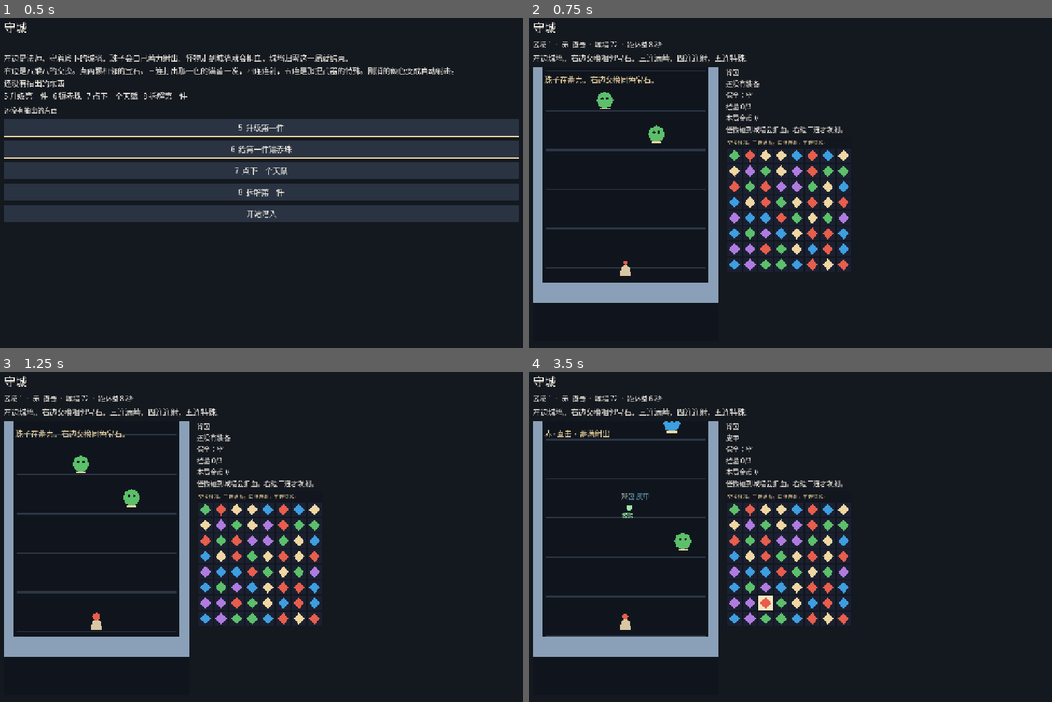
Above: before the commit, frames 1-4 (two rows, left to right).
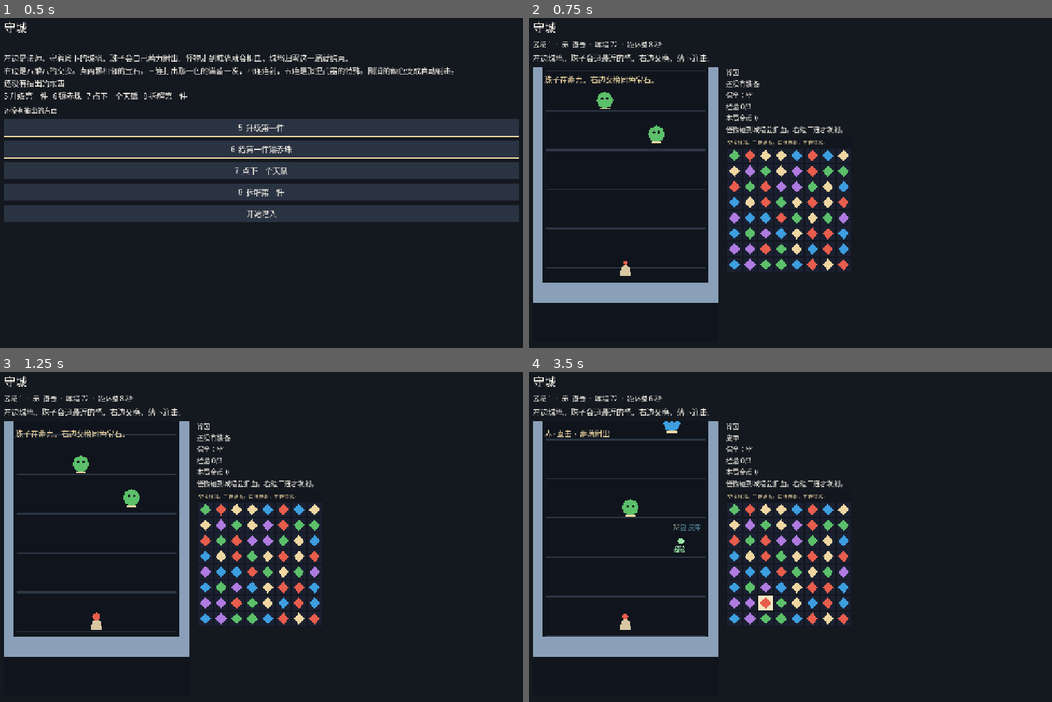
Above: after the commit, the same moments.

Repository: kaseywan1112/111Wuxia
Game: Godot game, scene res://scenes/main.tscn
The game is run twice, just before and just after one commit, with the same random seed, the same clock (stepped at 60 frames per second) and the same inputs.
Inputs (mouse positions are in pixels of both pictures, inside the frame that each line leads up to):
- Up to frame 1 (0.5 s): no input
- Up to frame 2 (0.75 s): click "开始潜入" at 0.5 s
- Up to frame 3 (1.25 s): no input
- Up to frame 4 (3.5 s): tap Enter at 1.25 s; move the mouse to (764, 599) at 1.27 s; tap 5 at 1.35 s; click (764, 599) at 1.42 s; tap Space at 1.52, 2.27 s; move the mouse to (952, 583) at 2.02 s; tap 6 at 2.1 s; click (952, 583) at 2.17 s; move the mouse to (628, 484) at 2.77 s; tap 7 at 2.85 s; click (628, 484) at 2.92 s

Frame 1 is identical in both runs. In frame 2, 0.4% of the frame differs, in the area x 7-42%, y 11-14%; in frame 3, 0.4%; in frame 4, 0.8%, in the area x 7-42%, y 11-55%.

Commit message:
Animate gem falls and combos, and home the marble.
Cleared gems pop, survivors drop into the gaps, and new gems fall from the top. A cascade raises the combo and multiplies that shot. Marbles steer toward the nearest monster.

Co-authored-by: kasey.wan1112 <kasey.wan1112@gmail.com>

Diff:
--- a/project.godot
+++ b/project.godot
@@ -11,7 +11,7 @@
 [application]
 
 config/name="消消乐 Rogue"
-config/description="左边法师守城墙，右边八乘八交换。三连满蓄，四连连射，五连特殊。"
+config/description="左边法师守城墙，珠子追怪。右边八乘八交换，落下连击。"
 run/main_scene="res://scenes/main.tscn"
 config/features=PackedStringArray("4.6", "Forward Plus")
 config/icon="res://icon.svg"
--- a/scripts/board_view.gd
+++ b/scripts/board_view.gd
@@ -195,25 +195,34 @@
 	return
 
 
-func feed(color_index: int, length: int, kind: String) -> void:
+func feed(color_index: int, length: int, kind: String, wave: int = 0) -> void:
 	if not running or _paused or state == null:
 		return
 	var id := state.weapon_id_at(color_index)
 	var name := state.weapon_name(id)
+	var combo := maxi(wave, 0) + 1
+	var combo_text := ""
+	if combo > 1:
+		combo_text = "连击 %d · " % combo
 	if kind == "special" or length >= 5:
-		_prompt.text = "%s · 特殊" % name
+		_prompt.text = "%s%s · 特殊" % [combo_text, name]
 		_popup(_player, _prompt.text, SHOT_COLORS[color_index])
-		_spawn_marble(color_index, "special")
+		_spawn_marble(color_index, "special", float(combo))
 		return
 	var times := 1
 	if kind == "burst" or length >= 4:
 		times = state.burst_count(color_index)
-		_prompt.text = "%s ×%d" % [name, times]
+		_prompt.text = "%s%s ×%d" % [combo_text, name, times]
 	else:
-		_prompt.text = "%s · 满蓄" % name
+		_prompt.text = "%s%s · 满蓄" % [combo_text, name]
 	_popup(_player, _prompt.text, SHOT_COLORS[color_index])
 	for i in times:
-		_shot_queue.append({"t": float(i) * 0.18, "color": color_index, "mode": "full"})
+		_shot_queue.append({
+			"t": float(i) * 0.18,
+			"color": color_index,
+			"mode": "full",
+			"combo": float(combo),
+		})
 
 
 func _charge_marble(delta: float) -> void:
@@ -243,49 +252,53 @@
 	for item in _shot_queue:
 		item["t"] = float(item["t"]) - delta
 		if float(item["t"]) <= 0.0:
-			_spawn_marble(int(item["color"]), str(item["mode"]))
+			_spawn_marble(int(item["color"]), str(item["mode"]), float(item.get("combo", 1.0)))
 		else:
 			kept.append(item)
 	_shot_queue = kept
 
 
-func _spawn_marble(color_index: int, mode: String) -> void:
+func _spawn_marble(color_index: int, mode: String, combo: float = 1.0) -> void:
 	var id := state.weapon_id_at(color_index)
 	var style := state.weapon_style(id)
 	if mode == "special":
-		_cast_special(color_index, style)
+		_cast_special(color_index, style, combo)
 		return
 	if style == "guard":
-		_heal_wall(float(state.guard_amount()))
+		_heal_wall(float(state.guard_amount()) * combo)
 		return
 	var hits := 1
 	if style == "pierce" or style == "slow":
 		hits = 8
+	var start := _player + Vector2(0, -24)
 	var node := _make_shot(color_index, 1.0)
 	_shots.append({
-		"pos": _player + Vector2(0, -24),
-		"vel": Vector2(0, -460),
+		"pos": start,
+		"vel": _aim_velocity(start, {}, 460.0),
 		"style": style,
 		"hits": hits,
 		"power": 1.0,
 		"amount": state.weapon_damage(id),
+		"combo": combo,
 		"color": color_index,
 		"seen": {},
 		"node": node,
 	})
 
 
-func _cast_special(color_index: int, style: String) -> void:
-	var amount := state.weapon_damage(state.weapon_id_at(color_index))
+func _cast_special(color_index: int, style: String, combo: float = 1.0) -> void:
+	var amount := state.weapon_damage(state.weapon_id_at(color_index)) * combo
 	if style == "hit":
+		var start := _player + Vector2(0, -24)
 		var node := _make_shot(color_index, 1.7)
 		_shots.append({
-			"pos": _player + Vector2(0, -24),
-			"vel": Vector2(0, -420),
+			"pos": start,
+			"vel": _aim_velocity(start, {}, 420.0),
 			"style": "hit",
 			"hits": 1,
 			"power": 3.0,
-			"amount": amount,
+			"amount": amount / maxf(combo, 1.0),
+			"combo": combo,
 			"color": color_index,
 			"seen": {},
 			"node": node,
@@ -297,9 +310,9 @@
 			monster["slow"] = 3.2
 		_popup(_player, "全场迟滞", SHOT_COLORS[color_index])
 	else:
-		_heal_wall(float(state.guard_amount()) * 2.0)
-		_shield += float(state.guard_amount())
-		_popup(_player, "大盾 +%d" % state.guard_amount(), SHOT_COLORS[color_index])
+		_heal_wall(float(state.guard_amount()) * 2.0 * combo)
+		_shield += float(state.guard_amount()) * combo
+		_popup(_player, "大盾 +%d" % int(state.guard_amount() * combo), SHOT_COLORS[color_index])
 
 
 func _heal_wall(amount: float) -> void:
@@ -327,11 +340,43 @@
 	return node
 
 
+func _aim_velocity(from: Vector2, seen: Dictionary, speed: float) -> Vector2:
+	var target := _nearest_monster(from, seen)
+	if target.is_empty():
+		return Vector2(0, -speed)
+	var aim: Vector2 = target["pos"] - from
+	if aim.length() < 1.0:
+		return Vector2(0, -speed)
+	return aim.normalized() * speed
+
+
+func _nearest_monster(from: Vector2, seen: Dictionary) -> Dictionary:
+	var best: Dictionary = {}
+	var best_d := INF
+	for monster in _monsters:
+		var id := int(monster["id"])
+		if seen.has(id):
+			continue
+		var pos: Vector2 = monster["pos"]
+		var dist := from.distance_squared_to(pos)
+		if dist < best_d:
+			best_d = dist
+			best = monster
+	return best
+
+
 func _move_shots(delta: float) -> void:
 	var kept: Array = []
 	for shot in _shots:
 		var pos: Vector2 = shot["pos"]
 		var vel: Vector2 = shot["vel"]
+		var seen: Dictionary = shot["seen"]
+		var speed := maxf(vel.length(), 420.0)
+		var desired := _aim_velocity(pos, seen, speed)
+		vel = vel.lerp(desired, clampf(delta * 14.0, 0.0, 1.0))
+		if vel.length() > 1.0:
+			vel = vel.normalized() * speed
+		shot["vel"] = vel
 		var nxt := pos + vel * delta
 		var alive := true
 		for monster in _monsters:
@@ -342,7 +387,7 @@
 				continue
 			shot["seen"][id] = true
 			var style := str(shot["style"])
-			var amount := float(shot["amount"]) * float(shot["power"])
+			var amount := float(shot["amount"]) * float(shot["power"]) * float(shot.get("combo", 1.0))
 			if style == "slow":
 				monster["slow"] = 2.2
 				_damage_monster(monster, amount * 0.5, "慢")
@@ -357,7 +402,7 @@
 			if style == "hit" or int(shot["hits"]) <= 0:
 				alive = false
 				break
-		if nxt.y < -20.0:
+		if nxt.y < -30.0 or nxt.y > FIELD_H + 24.0 or nxt.x < -30.0 or nxt.x > FIELD_W + 30.0:
 			alive = false
 		shot["pos"] = nxt
 		var node: Node2D = shot["node"]
--- a/scripts/gem_board.gd
+++ b/scripts/gem_board.gd
@@ -30,6 +30,8 @@
 var _press := Vector2i(-1, -1)
 var _busy := false
 var _held := false
+var _motion := 0
+var _combo_label: Label
 
 
 func _ready() -> void:
@@ -56,6 +58,15 @@
 	title.add_theme_font_size_override("font_size", 12)
 	title.add_theme_color_override("font_color", Color("f0d7a2"))
 	add_child(title)
+	_combo_label = Label.new()
+	_combo_label.text = ""
+	_combo_label.visible = false
+	_combo_label.mouse_filter = Control.MOUSE_FILTER_IGNORE
+	_combo_label.z_index = 8
+	_combo_label.position = Vector2(PAD, HEADER + 8)
+	_combo_label.add_theme_font_size_override("font_size", 22)
+	_combo_label.add_theme_color_override("font_color", Color("f0d7a2"))
+	add_child(_combo_label)
 	for y in ROWS:
 		for x in COLS:
 			var well := ColorRect.new()
@@ -82,11 +93,14 @@
 
 
 func open(seed_value: int) -> void:
+	_motion += 1
 	_rng.seed = seed_value
 	_held = false
 	_busy = false
 	_selected = Vector2i(-1, -1)
 	_press = Vector2i(-1, -1)
+	if _combo_label != null:
+		_combo_label.visible = false
 	_fill_playable()
 	_snap()
 	accept_input = true
@@ -152,6 +166,10 @@
 	return "shot"
 
 
+static func combo_multiplier(wave: int) -> float:
+	return float(maxi(wave, 0) + 1)
+
+
 static func clear_cells(grid: Array, cols: int, cells: Array) -> Array:
 	var next: Array = grid.duplicate()
 	for cell in cells:
@@ -247,21 +265,61 @@
 
 
 func _resolve() -> void:
+	var token := _motion
 	_busy = true
 	accept_input = false
+	_selected = Vector2i(-1, -1)
+	_press = Vector2i(-1, -1)
+	_paint()
 	var wave := 0
 	while wave < 6:
+		if token != _motion:
+			return
 		var groups := find_matches(colors, COLS)
 		if groups.is_empty():
 			break
+		var popped: Array[int] = []
 		for group in groups:
 			var length := int(group["length"])
 			var kind := kind_for_length(length)
 			var cells: Array = group["cells"]
+			for cell in cells:
+				var spot: Vector2i = cell
+				var index := _index(spot.x, spot.y)
+				if popped.has(index):
+					continue
+				popped.append(index)
+				_pop_cell(spot)
 			matched.emit(int(group["color"]), length, kind, wave)
 			_apply_group(cells)
-		_gravity()
+		_show_combo(wave)
+		await get_tree().create_timer(0.14).timeout
+		if token != _motion:
+			return
+		var starts: Array = _drop_and_fill()
+		_paint()
+		var tween := create_tween()
+		tween.set_parallel(true)
+		var moving := false
+		for i in colors.size():
+			var target := _origin(i % COLS, int(i / COLS))
+			var start: Vector2 = starts[i]
+			_gems[i].scale = Vector2.ONE
+			_gems[i].modulate = Color.WHITE
+			_gems[i].position = start
+			_marks[i].position = start + Vector2(8, 6)
+			if start.distance_to(target) > 1.0:
+				var travel := clampf(start.distance_to(target) / 680.0, 0.16, 0.36)
+				tween.tween_property(_gems[i], "position", target, travel).set_trans(Tween.TRANS_QUAD).set_ease(Tween.EASE_IN)
+				tween.tween_property(_marks[i], "position", target + Vector2(8, 6), travel).set_trans(Tween.TRANS_QUAD).set_ease(Tween.EASE_IN)
+				moving = true
+		if moving:
+			await tween.finished
+		if token != _motion:
+			return
 		wave += 1
+	if token != _motion:
+		return
 	if find_matches(colors, COLS).is_empty() and not _has_move():
 		_fill_playable()
 	_snap()
@@ -278,25 +336,81 @@
 		pieces[index] = 0
 
 
-func _gravity() -> void:
+func _drop_and_fill() -> Array:
+	var starts: Array = []
+	starts.resize(colors.size())
+	for i in colors.size():
+		starts[i] = _origin(i % COLS, int(i / COLS))
 	for x in COLS:
 		var survivors: Array[Dictionary] = []
 		for y in range(ROWS - 1, -1, -1):
 			var index := _index(x, y)
 			if colors[index] < 0:
 				continue
-			survivors.append({"color": colors[index], "piece": pieces[index]})
+			survivors.append({
+				"color": colors[index],
+				"piece": pieces[index],
+				"from_y": y,
+			})
 		var write := ROWS - 1
 		for item in survivors:
 			var index := _index(x, write)
 			colors[index] = int(item["color"])
 			pieces[index] = int(item["piece"])
+			starts[index] = _origin(x, int(item["from_y"]))
 			write -= 1
+		var spawn_row := -1
 		while write >= 0:
 			var index := _index(x, write)
 			colors[index] = _rng.randi_range(0, GEM_COLORS.size() - 1)
 			pieces[index] = 0
+			starts[index] = _origin(x, spawn_row)
+			spawn_row -= 1
 			write -= 1
+	return starts
+
+
+func _pop_cell(cell: Vector2i) -> void:
+	var index := _index(cell.x, cell.y)
+	var gem := _gems[index]
+	var color := gem.color
+	gem.visible = false
+	var center := _origin(cell.x, cell.y) + Vector2(TILE, TILE) * 0.5
+	var burst := Polygon2D.new()
+	burst.polygon = _pop_polygon()
+	burst.color = color
+	burst.position = center
+	burst.z_index = 6
+	add_child(burst)
+	var pop := create_tween()
+	pop.set_parallel(true)
+	pop.tween_property(burst, "scale", Vector2(1.55, 1.55), 0.13)
+	pop.tween_property(burst, "modulate:a", 0.0, 0.13)
+	pop.finished.connect(burst.queue_free)
+	for i in 4:
+		var shard := Polygon2D.new()
+		shard.polygon = _pop_polygon()
+		shard.scale = Vector2(0.38, 0.38)
+		shard.color = color
+		shard.position = center
+		shard.z_index = 6
+		add_child(shard)
+		var dir := Vector2.RIGHT.rotated(TAU * float(i) / 4.0 + 0.55)
+		var fly := create_tween()
+		fly.set_parallel(true)
+		fly.tween_property(shard, "position", center + dir * 26.0, 0.16)
+		fly.tween_property(shard, "modulate:a", 0.0, 0.16)
+		fly.finished.connect(shard.queue_free)
+
+
+func _show_combo(wave: int) -> void:
+	if _combo_label == null or wave <= 0:
+		return
+	_combo_label.text = "连击 %d" % (wave + 1)
+	_combo_label.visible = true
+	_combo_label.modulate.a = 1.0
+	var fade := create_tween()
+	fade.tween_property(_combo_label, "modulate:a", 0.0, 0.7)
 
 
 func _fill_playable() -> void:
@@ -402,6 +516,16 @@
 		PAD * 2 + COLS * TILE + (COLS - 1) * GAP,
 		PAD * 2 + HEADER + ROWS * TILE + (ROWS - 1) * GAP
 	)
+
+
+func _pop_polygon() -> PackedVector2Array:
+	var t := float(TILE)
+	return PackedVector2Array([
+		Vector2(0, -t * 0.34),
+		Vector2(t * 0.32, 0),
+		Vector2(0, t * 0.34),
+		Vector2(-t * 0.32, 0),
+	])
 
 
 func _gem_polygon() -> PackedVector2Array:
--- a/scripts/main.gd
+++ b/scripts/main.gd
@@ -183,17 +183,17 @@
 	field.visible = true
 	gems.visible = true
 	title_label.text = "守城"
-	body_label.text = "左边城墙。右边交换相邻宝石。三连满蓄，四连连射，五连特殊。"
+	body_label.text = "左边城墙。珠子会追最近的怪。右边交换，落下连击。"
 	field.begin(state)
 	gems.open(state.seed_value)
 	_tone(520.0, 0.05)
 
 
-func _on_matched(color_index: int, length: int, kind: String, _wave: int) -> void:
+func _on_matched(color_index: int, length: int, kind: String, wave: int) -> void:
 	if mode != COMBAT:
 		return
 	state.set_main_from_color(color_index)
-	field.feed(color_index, length, kind)
+	field.feed(color_index, length, kind, wave)
 	_tone(640.0, 0.04)
 
 
--- a/tests/sim_check.gd
+++ b/tests/sim_check.gd
@@ -157,6 +157,9 @@
 	var five := [0, 0, 0, 0, 0, 1, 2, 1, 2, 1]
 	var fives := Gems.find_matches(five, 5)
 	_check(int(fives[0]["length"]) == 5 and Gems.kind_for_length(5) == "special", "five of a color is a special")
+	_check(Gems.combo_multiplier(0) == 1.0, "the first clear is not a combo")
+	_check(Gems.combo_multiplier(1) == 2.0, "the first cascade doubles the shot")
+	_check(Gems.combo_multiplier(2) == 3.0, "the next cascade raises the combo")
 
 
 func _check(ok: bool, label: String) -> void:
Not shown, changed: README.md
